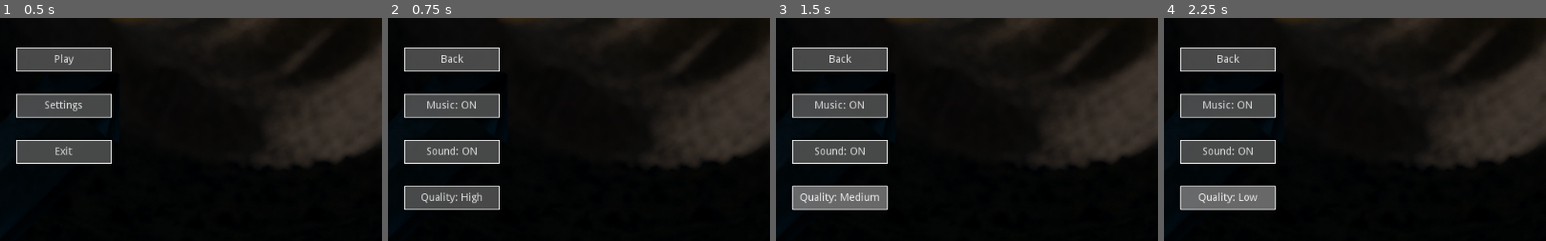
Above: before the commit, frames 1-4 (left to right).
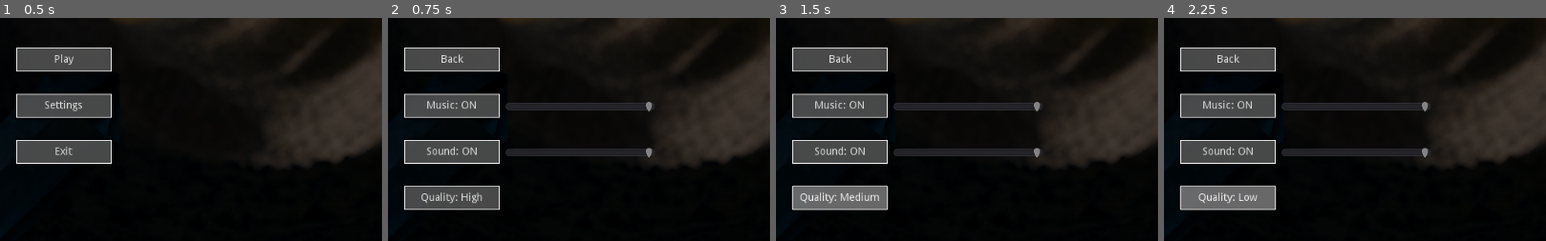
Above: after the commit, the same moments.

Repository: emberhunt/emberhunt
Game: Godot game, scene res://scenes/MainMenu.tscn
Two runs of this game, one before a commit and one after it. Both use one fixed random seed, a clock stepped at 60 frames per second and the inputs below.
Inputs:
- Up to frame 1 (0.5 s): no input
- Up to frame 2 (0.75 s): click "Settings" at 0.5 s
- Up to frame 3 (1.5 s): click "Quality: High" at 1.25 s
- Up to frame 4 (2.25 s): click "Quality: Medium" at 2 s
The pictures show only the part of the screen within x 42-92%, y 36-86%; the shares and areas given below are measured in that part.

Frame 1 is identical in both runs. In frame 2, 2.5% of the frame differs, in the area x 30-70%, y 37-63%; in frame 3, 2.5%; in frame 4, 2.5%.

Commit message:
Add Settings sliders

Diff:
--- a/scenes/Settings.tscn
+++ b/scenes/Settings.tscn
@@ -23,6 +23,7 @@
 texture = ExtResource( 3 )
 
 [node name="Container" type="Container" parent="."]
+editor/display_folded = true
 anchor_right = 1.0
 anchor_bottom = 1.0
 margin_top = -62.033
@@ -44,6 +45,7 @@
 align = 1
 
 [node name="VBoxContainer" type="VBoxContainer" parent="."]
+editor/display_folded = true
 anchor_left = 0.5
 anchor_top = 0.5
 anchor_right = 0.5
@@ -78,6 +80,33 @@
 margin_bottom = 202.0
 text = "Quality: High"
 
+[node name="VBoxContainer2" type="VBoxContainer" parent="."]
+anchor_left = 0.5
+anchor_top = 0.5
+anchor_right = 0.5
+anchor_bottom = 0.5
+margin_left = 72.0
+margin_top = 29.0
+margin_right = 272.0
+margin_bottom = 107.0
+rect_min_size = Vector2( 128, 0 )
+custom_constants/separation = 46
+
+[node name="SliderMusic" type="HSlider" parent="VBoxContainer2"]
+margin_right = 200.0
+margin_bottom = 16.0
+value = 100.0
+tick_count = 1
+ticks_on_borders = true
+
+[node name="SliderSound" type="HSlider" parent="VBoxContainer2"]
+margin_top = 62.0
+margin_right = 200.0
+margin_bottom = 78.0
+value = 100.0
+tick_count = 1
+ticks_on_borders = true
+
 [node name="MarginContainer" type="MarginContainer" parent="."]
 anchor_left = 1.0
 anchor_top = 1.0
@@ -99,3 +128,5 @@
 [connection signal="pressed" from="VBoxContainer/ButtonMusic" to="." method="_on_ButtonMusic_pressed"]
 [connection signal="pressed" from="VBoxContainer/ButtonSound" to="." method="_on_ButtonSound_pressed"]
 [connection signal="pressed" from="VBoxContainer/ButtonQuality" to="." method="_on_ButtonQuality_pressed"]
+[connection signal="value_changed" from="VBoxContainer2/SliderMusic" to="." method="_on_SliderMusic_value_changed"]
+[connection signal="value_changed" from="VBoxContainer2/SliderSound" to="." method="_on_SliderSound_value_changed"]
--- a/scripts/Settings.gd
+++ b/scripts/Settings.gd
@@ -40,3 +40,12 @@
 	else:
 		get_node("VBoxContainer/ButtonSound").set_text("Sound: OFF")
 	get_node("VBoxContainer/ButtonQuality").set_text("Quality: "+Global.quality)
+	get_node("VBoxContainer2/SliderMusic").set_value(Global.Music*100)
+	get_node("VBoxContainer2/SliderSound").set_value(Global.Sound*100)
+
+func _on_SliderMusic_value_changed(value):
+	Global.Music = value/100
+
+
+func _on_SliderSound_value_changed(value):
+	Global.Sound = value/100
